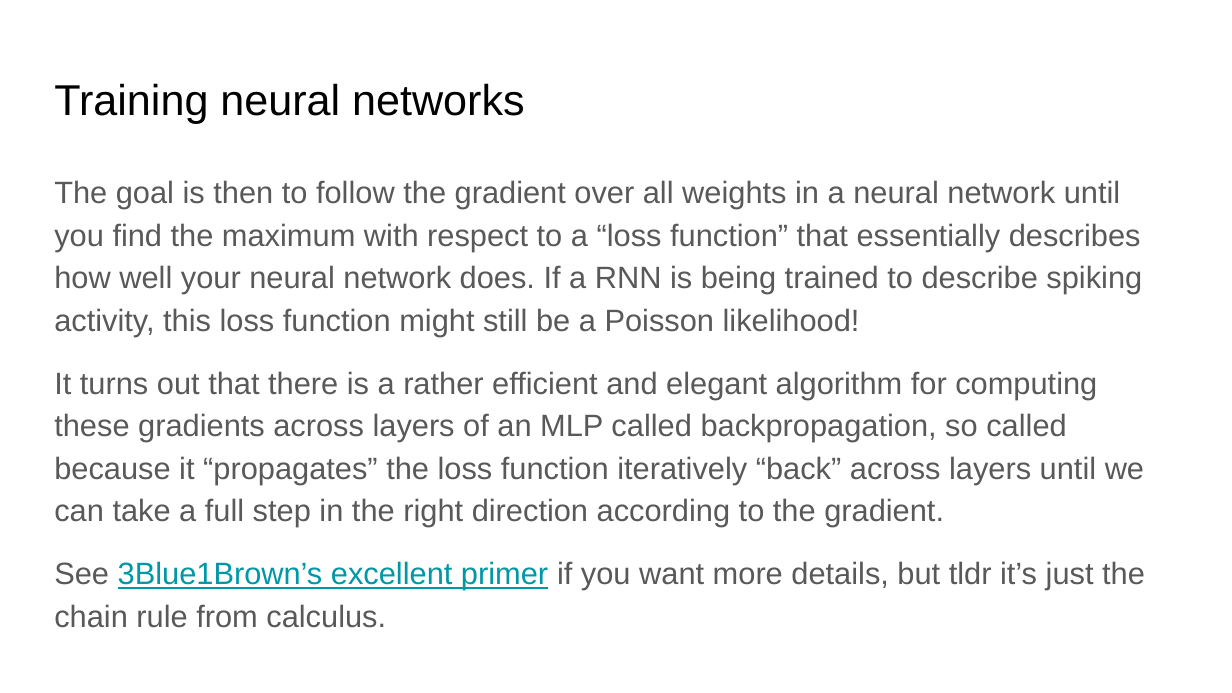
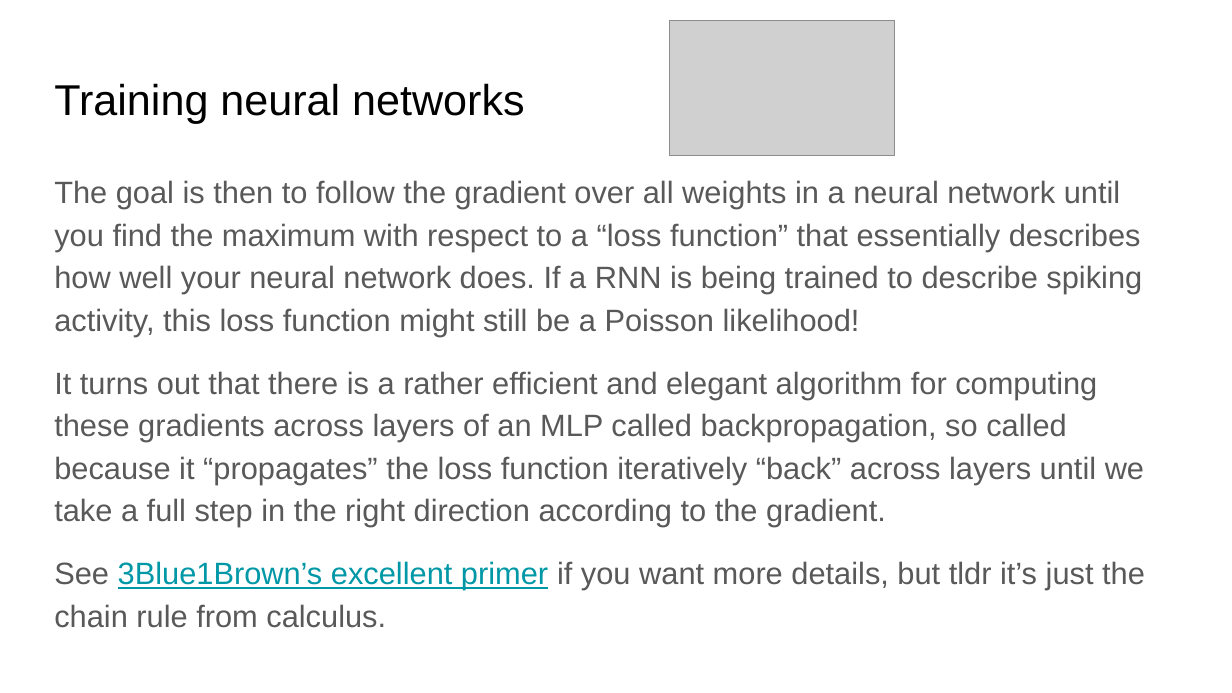
Before and after one commit to jeremyschroeter/pni-courses, a slide deck: slide 16 of PNIBootcamp2025/Week 2/friday/networks.pptx. Drawn at 1232x693 pixels with LibreOffice and Linux fonts; fonts in the diff are those of the drawing; grey boxes stand for pictures. Boxes give left, top, right and bottom in pixels: in the first picture for what was removed or moved away, otherwise in the second. Text is boxed around its words. In the diff, an @@ line names an element or a change of style, - is before the commit and + after.

```diff
--- a/PNIBootcamp2025/Week 2/friday/networks.pptx
+++ b/PNIBootcamp2025/Week 2/friday/networks.pptx
@@ picture added at (x1=670, y1=20, x2=896, y2=155) @@
@@ text at (x1=54, y1=371, x2=1144, y2=527): text changed @@
-It turns out that there is a rather efficient and elegant algorithm for computing these gradients across layers of an MLP called backpropagation, so called because it “propagates” the loss function iteratively “back” across layers until we can take a full step in the right direction according to the gradient.
+It turns out that there is a rather efficient and elegant algorithm for computing these gradients across layers of an MLP called backpropagation, so called because it “propagates” the loss function iteratively “back” across layers until we take a full step in the right direction according to the gradient.
```
Also in this commit, not shown: 5 other slides changed, 4 other files.
